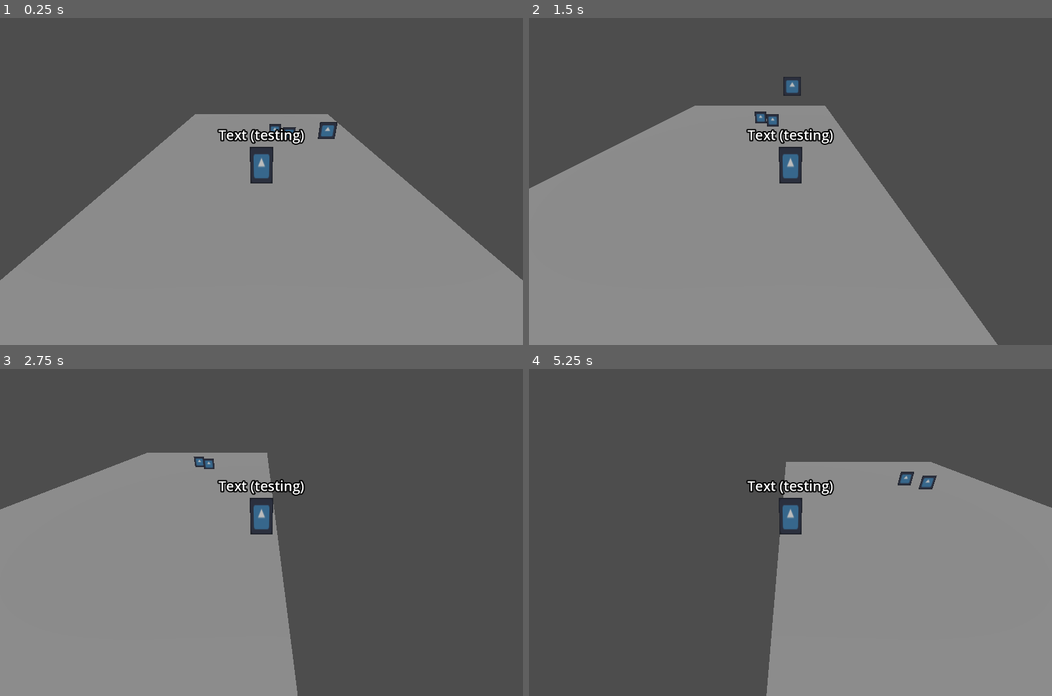
Above: before the commit, frames 1-4 (two rows, left to right).
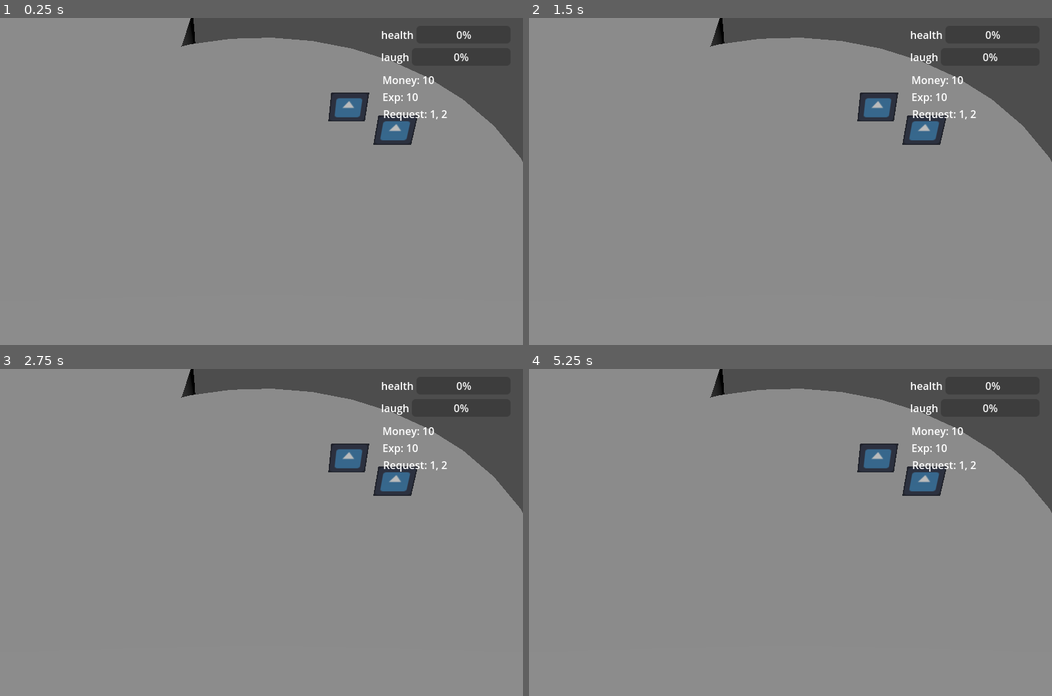
Above: after the commit, the same moments.

Repository: Woynert/globalgamejam2024
Game: Godot game, scene res://src/level/level_pilot.tscn
Same seed, same stepped clock (60 frames per second), same inputs: the game is played once before the commit and once after it. The engine's default icon, where the game draws it, is replaced by a stand-in: a white triangle on a blue panel in a dark square.
Inputs (mouse positions are in pixels of both pictures, inside the frame that each line leads up to):
- Up to frame 1 (0.25 s): no input
- Up to frame 2 (1.5 s): tap Enter (ui_accept) at 0.5, 0.77 s; move the mouse to (905, 165) at 0.52 s; hold D (game_right) 0.53-1.28 s; click (905, 165) at 0.6 s; move the mouse to (685, 197) at 1.27 s; hold S (game_down) from 1.28 s (still down); right-click (685, 197) at 1.35 s
- Up to frame 3 (2.75 s): tap Enter (ui_accept) at 1.52 s; move the mouse to (313, 460) at 2.02 s; release S (game_down) at 2.03 s; hold D (game_right) from 2.03 s (still down); tap E (game_pickup) at 2.1 s
- Up to frame 4 (5.25 s): move the mouse to (764, 597) at 2.77 s; release D (game_right) at 2.78 s; hold W (game_up) 2.78-3.53 s; tap R at 2.85 s; tap Enter (ui_accept) at 3.02, 3.77, 4.52 s; move the mouse to (947, 581) at 3.52 s; hold A (game_left) 3.53-5.03 s; click (947, 581) at 3.6 s; move the mouse to (633, 483) at 4.27 s; right-click (633, 483) at 4.35 s; move the mouse to (816, 532) at 5.02 s; hold S (game_down) from 5.03 s (still down); tap E (game_pickup) at 5.1 s

The runs differ from the first frame. In frame 1, 41% of the frame differs, in the area x 0-100%, y 0-81%; in frame 2, 43%; in frame 3, 54%; in frame 4, 56%, in the area x 0-100%, y 0-100%.

Commit message:
feat: control ui monocycle base

Diff:
--- a/project.godot
+++ b/project.godot
@@ -14,6 +14,11 @@
 run/main_scene="res://src/level/level_pilot.tscn"
 config/features=PackedStringArray("4.2", "GL Compatibility")
 config/icon="res://icon.svg"
+
+[autoload]
+
+GlobalState="*res://src/model/global_state.gd"
+SharedRes="*res://src/model/shared_res.gd"
 
 [display]
 
--- a/src/entities/clown/clown.gd
+++ b/src/entities/clown/clown.gd
@@ -30,6 +30,3 @@
 func pick_item (item: ITEMS.VAR):
 	# TODO: drop current item
 	hand_node.set_item(item)
-
-#func _ready():
-#	area_reach.body_entered.connect()
--- a/src/entities/clown/clown.tscn
+++ b/src/entities/clown/clown.tscn
@@ -1,16 +1,22 @@
-[gd_scene load_steps=9 format=3 uid="uid://ckm02g7nsya7l"]
+[gd_scene load_steps=12 format=3 uid="uid://ckm02g7nsya7l"]
 
 [ext_resource type="Script" path="res://src/entities/clown/clown.gd" id="1_wnvl0"]
 [ext_resource type="Script" path="res://src/entities/clown/clown_area_reach.gd" id="2_bbna4"]
 [ext_resource type="Script" path="res://src/entities/clown/hand.gd" id="2_s7awb"]
 [ext_resource type="Texture2D" uid="uid://2wra247lc2cs" path="res://icon.svg" id="3_geb4x"]
+[ext_resource type="Texture2D" uid="uid://b8pmg2cgts5mx" path="res://resource_remote/Plin base.png" id="4_asixb"]
+[ext_resource type="Script" path="res://src/entities/clown/monocycle.gd" id="6_b8eki"]
 
 [sub_resource type="CylinderShape3D" id="CylinderShape3D_ym1wy"]
 
 [sub_resource type="SphereShape3D" id="SphereShape3D_t1t02"]
 radius = 1.59415
 
+[sub_resource type="StandardMaterial3D" id="StandardMaterial3D_fhmfn"]
+albedo_texture = ExtResource("4_asixb")
+
 [sub_resource type="StandardMaterial3D" id="StandardMaterial3D_els2e"]
+transparency = 1
 albedo_texture = ExtResource("3_geb4x")
 
 [sub_resource type="QuadMesh" id="QuadMesh_vmova"]
@@ -34,6 +40,21 @@
 [node name="CollisionShape3D" type="CollisionShape3D" parent="AreaReach"]
 shape = SubResource("SphereShape3D_t1t02")
 
+[node name="TextBilliboard" type="Label3D" parent="."]
+transform = Transform3D(1, 0, 0, 0, 1, 0, 0, 0, 1, 0, 2.3601, 0)
+pixel_size = 0.002
+billboard = 1
+no_depth_test = true
+fixed_size = true
+text = "Text (testing)"
+
+[node name="visual" type="Node3D" parent="."]
+
+[node name="MeshInstance3D" type="MeshInstance3D" parent="visual"]
+transform = Transform3D(1.4379, 0, 0, 0, 1.35313, 0.486409, 0, -0.486409, 1.35313, 0, 0.639109, 0)
+material_override = SubResource("StandardMaterial3D_fhmfn")
+mesh = SubResource("QuadMesh_vmova")
+
 [node name="Hand" type="Node3D" parent="."]
 script = ExtResource("2_s7awb")
 
@@ -43,16 +64,13 @@
 [node name="HandTrickLimitDown" type="Marker3D" parent="Hand"]
 transform = Transform3D(1, 0, 0, 0, 1, 0, 0, 0, 1, 0, 0.22308, 0)
 
-[node name="visual" type="Node3D" parent="."]
+[node name="monocycle" type="Node3D" parent="."]
+script = ExtResource("6_b8eki")
 
-[node name="MeshInstance3D" type="MeshInstance3D" parent="visual"]
-transform = Transform3D(1, 0, 0, 0, 1.80406, 0, 0, 0, 1, 0, 0.940252, 0)
-mesh = SubResource("QuadMesh_vmova")
+[node name="RayCast3D" type="RayCast3D" parent="monocycle"]
+transform = Transform3D(1, 0, 0, 0, 1, 0, 0, 0, 1, 0, 0, 0.504011)
+target_position = Vector3(0, 1, 0)
 
-[node name="TextBilliboard" type="Label3D" parent="."]
-transform = Transform3D(1, 0, 0, 0, 1, 0, 0, 0, 1, 0, 2.3601, 0)
-pixel_size = 0.002
-billboard = 1
-no_depth_test = true
-fixed_size = true
-text = "Text (testing)"
+[node name="RayCast3D2" type="RayCast3D" parent="monocycle"]
+transform = Transform3D(1, 0, 0, 0, 1, 0, 0, 0, 1, 0, 0, 0.504011)
+target_position = Vector3(0, 1, 0)
--- a/src/entities/clown/hand.gd
+++ b/src/entities/clown/hand.gd
@@ -26,8 +26,6 @@
 			action_pressed = Input.is_action_just_pressed("game_hand_trick_a")
 		true:
 			action_pressed = Input.is_action_just_pressed("game_hand_trick_b")
-	if action_pressed:
-		hand_trick_phase = !hand_trick_phase
 	return action_pressed
 
 func _physics_process(delta):
@@ -35,6 +33,7 @@
 		if is_action_hand_trick_pressed() && has_item:
 			doing_hand_trick = true
 			start_hand_trick()
+			hand_trick_phase = !hand_trick_phase
 	else:
 		if !hand_trick_item:
 			return
@@ -42,11 +41,11 @@
 		if (hand_trick_item.position.y < hand_trick_limit_up.position.y &&
 			hand_trick_item.position.y > hand_trick_limit_down.position.y &&
 			hand_trick_usable):
-			print("in range")
 
 			if (is_action_hand_trick_pressed()):
 				print("launch")
 				hand_trick_item.launch()
+				hand_trick_phase = !hand_trick_phase
 				hand_trick_usable = false
 
 		# let it be usable
--- a/src/entities/clown/hand_trick_item.tscn
+++ b/src/entities/clown/hand_trick_item.tscn
@@ -20,4 +20,5 @@
 [node name="visual" type="Node3D" parent="."]
 
 [node name="MeshInstance3D" type="MeshInstance3D" parent="visual"]
+transform = Transform3D(0.99999, -0.00446803, 0, 0.00446803, 0.99999, 0, 0, 0, 1, 0, 0, 0)
 mesh = SubResource("QuadMesh_ruygk")
--- /dev/null
+++ b/src/entities/clown/monocycle.gd
@@ -0,0 +1,32 @@
+extends Node3D
+
+var pin_direction: Vector3 = Vector3.UP
+const ANGLE_INCREASE = 0.005
+const RECOVERY_INCREASE = 0.02
+
+func _physics_process(delta):
+	if pin_direction.normalized() == Vector3.UP:
+		pin_direction = pin_direction.rotated(Vector3.FORWARD, deg_to_rad(1))
+
+	# get dir we're moving towards
+	var dir_up_to_pin = Vector3.UP.direction_to(pin_direction)
+	var dir_current = Vector3(dir_up_to_pin.x, 0, dir_up_to_pin.z).normalized()
+
+	# get dir we're going to move to
+	var input_dir_2 = Input.get_vector("game_left", "game_right", "game_up", "game_down")
+	var input_dir = Vector3(input_dir_2.x, 0, 0).normalized()
+	var dir_desired = input_dir.normalized()
+	if input_dir == Vector3.ZERO:
+		dir_desired = dir_current.normalized()
+
+	# apply different speeds
+	if dir_desired.x != dir_current.x:
+		dir_desired *= RECOVERY_INCREASE
+	else:
+		dir_desired *= ANGLE_INCREASE
+
+	pin_direction = (pin_direction + dir_desired).normalized()
+
+	($RayCast3D as RayCast3D).target_position = dir_desired
+	($RayCast3D2 as RayCast3D).target_position = pin_direction
+	#print("Pin direction %s" % pin_direction)
--- a/src/entities/props/baston/baston.tscn
+++ b/src/entities/props/baston/baston.tscn
@@ -4,7 +4,7 @@
 [ext_resource type="Script" path="res://src/entities/props/prop.gd" id="1_japve"]
 
 [sub_resource type="SphereShape3D" id="SphereShape3D_d2ef7"]
-radius = 0.687697
+radius = 0.486525
 
 [sub_resource type="StandardMaterial3D" id="StandardMaterial3D_dq5jb"]
 albedo_texture = ExtResource("1_d2gan")
--- a/src/level/level_pilot.tscn
+++ b/src/level/level_pilot.tscn
@@ -1,18 +1,43 @@
-[gd_scene load_steps=5 format=3 uid="uid://dafcrsdyetvwn"]
+[gd_scene load_steps=8 format=3 uid="uid://dafcrsdyetvwn"]
 
+[ext_resource type="Script" path="res://src/level/root.gd" id="1_8mpsg"]
 [ext_resource type="PackedScene" uid="uid://ckm02g7nsya7l" path="res://src/entities/clown/clown.tscn" id="1_luuoo"]
 [ext_resource type="PackedScene" uid="uid://byvu4kyjt73vr" path="res://src/entities/props/baston/baston.tscn" id="2_lumbh"]
-[ext_resource type="PackedScene" uid="uid://u1v4mdxwbio1" path="res://src/entities/clown/hand_trick_item.tscn" id="3_g5i8o"]
+[ext_resource type="PackedScene" uid="uid://525ql3kbqbmw" path="res://src/model/manager_request.tscn" id="3_wbld2"]
 [ext_resource type="Script" path="res://src/util/debug_keys.gd" id="4_ddw3g"]
+[ext_resource type="PackedScene" uid="uid://fh0m831ncgvv" path="res://src/ui/ui_public.tscn" id="5_v02bj"]
+[ext_resource type="PackedScene" uid="uid://celvba4tj13tj" path="res://src/ui/ui_game.tscn" id="6_554uk"]
 
 [node name="LevelPilot" type="Node3D"]
+script = ExtResource("1_8mpsg")
+
+[node name="DebugKeysNode" type="Node" parent="."]
+script = ExtResource("4_ddw3g")
+
+[node name="ManagerRequest" parent="." instance=ExtResource("3_wbld2")]
 
 [node name="CSGCombiner3D" type="CSGCombiner3D" parent="."]
-use_collision = true
+visible = false
 
 [node name="CSGBox3D" type="CSGBox3D" parent="CSGCombiner3D"]
 transform = Transform3D(1, 0, 0, 0, 1, 0, 0, 0, 1, 0, -0.542638, 0)
 size = Vector3(15.9863, 1, 35.7168)
+
+[node name="CSGBox3D2" type="CSGBox3D" parent="CSGCombiner3D"]
+transform = Transform3D(1, 0, 0, 0, 1, 0, 0, 0, 1, 0, 0, -0.43709)
+
+[node name="CSGCombiner3D2" type="CSGCombiner3D" parent="."]
+transform = Transform3D(1, 0, 0, 0, 1, 0, 0, 0, 1, 0, -1, 0)
+use_collision = true
+
+[node name="CSGCylinder3D" type="CSGCylinder3D" parent="CSGCombiner3D2"]
+radius = 6.81658
+sides = 33
+
+[node name="CSGCylinder3D2" type="CSGCylinder3D" parent="CSGCombiner3D2"]
+transform = Transform3D(1, 0, 0, 0, 1, 0, 0, 0, 1, -11.7476, 9.53674e-07, -8.14064)
+radius = 9.419
+sides = 33
 
 [node name="visual" type="Node3D" parent="."]
 
@@ -25,17 +50,17 @@
 transform = Transform3D(1, 0, 0, 0, 1, 0, 0, 0, 1, 0, 1.37252, 0)
 
 [node name="Camera3D" type="Camera3D" parent="entities/Clown"]
-transform = Transform3D(1, 0, 0, 0, 0.864643, 0.502386, 0, -0.502386, 0.864643, 0, 5.08059, 8.48724)
+transform = Transform3D(1, 0, 0, 0, 0.694081, 0.719897, 0, -0.719897, 0.694081, 0, 11.369, 10.516)
+fov = 28.9
 
 [node name="Baston" parent="entities" instance=ExtResource("2_lumbh")]
-transform = Transform3D(1, 0, 0, 0, 1, 0, 0, 0, 1, 1.14314, 0, -9.43106)
+transform = Transform3D(1, 0, 0, 0, 1, 0, 0, 0, 1, 2.32918, -4.76837e-07, -2.71673)
 
 [node name="Baston2" parent="entities" instance=ExtResource("2_lumbh")]
-transform = Transform3D(1, 0, 0, 0, 1, 0, 0, 0, 1, 2.26073, 0, -8.50112)
+transform = Transform3D(1, 0, 0, 0, 1, 0, 0, 0, 1, 3.44677, -4.76837e-07, -1.78679)
 item = 1
 
-[node name="HandTrickItem" parent="entities" instance=ExtResource("3_g5i8o")]
-transform = Transform3D(1, 0, 0, 0, 1, 0, 0, 0, 1, 3.8489, 2.5877, -3.7364)
+[node name="UiPublic" parent="." instance=ExtResource("5_v02bj")]
 
-[node name="debug_keys_node" type="Node" parent="."]
-script = ExtResource("4_ddw3g")
+[node name="UiGame" parent="UiPublic" instance=ExtResource("6_554uk")]
+layout_mode = 1
--- /dev/null
+++ b/src/level/root.gd
@@ -0,0 +1,4 @@
+extends Node3D
+
+func _ready():
+	SharedRes.manager_request = $ManagerRequest as ManagerRequest
--- a/src/model/const_items.gd
+++ b/src/model/const_items.gd
@@ -4,7 +4,7 @@
 enum VAR {
 	BASTON,
 	ANTORCHA,
-	CUCHILLO
+	CUCHILLO,
 }
 
 const NAMES = {
--- /dev/null
+++ b/src/model/const_tricks.gd
@@ -0,0 +1,16 @@
+extends Node
+class_name TRICKS
+
+enum VAR {
+	JUGGLE_BASTON,
+	JUGGLE_ANTORCHA,
+	JUGGLE_CUCHILLO,
+	MONOCYCLE
+}
+
+const NAMES = {
+	VAR.JUGGLE_BASTON: "Baston",
+	VAR.JUGGLE_ANTORCHA: "Antorcha",
+	VAR.JUGGLE_CUCHILLO: "Cuchillo",
+	VAR.MONOCYCLE: "Monocyclo",
+}
--- /dev/null
+++ b/src/model/global_state.gd
@@ -0,0 +1,12 @@
+extends Node
+# script autoloaded as GlobalState
+
+# game vars
+
+var current_request: Array[int] = []
+
+signal signal_request_changed
+
+func set_current_request(request: Array[int]):
+	current_request = request
+	signal_request_changed.emit()
--- /dev/null
+++ b/src/model/manager_request.gd
@@ -0,0 +1,32 @@
+extends Node
+class_name ManagerRequest
+
+"""
+This node is in charge of managing all the logic regarding the public requests
+"""
+
+@onready var timer_request = $TimerRequest as Timer
+@onready var timer_public_review = $TimerRequest as Timer
+
+func _ready():
+	start()
+
+func start():
+	PublicRequest.generate_request()
+	timer_request.timeout.connect(_timer_request_timeout)
+	timer_request.start()
+	timer_public_review.timeout.connect(_timer_public_review_timeout)
+	timer_public_review.start()
+
+func _timer_request_timeout():
+	PublicRequest.generate_request()
+
+func _timer_public_review_timeout():
+	print("")
+	pass
+
+func submit_trick(tricks: Array[int]):
+	print("tricks submitted %s" % tricks)
+
+func submit_failure(trick: int):
+	print("trick failed %d" % trick)
--- /dev/null
+++ b/src/model/manager_request.tscn
@@ -0,0 +1,12 @@
+[gd_scene load_steps=2 format=3 uid="uid://525ql3kbqbmw"]
+
+[ext_resource type="Script" path="res://src/model/manager_request.gd" id="1_46ue3"]
+
+[node name="ManagerRequest" type="Node"]
+script = ExtResource("1_46ue3")
+
+[node name="TimerRequest" type="Timer" parent="."]
+wait_time = 15.0
+
+[node name="TimerPublicReview" type="Timer" parent="."]
+wait_time = 5.0
--- /dev/null
+++ b/src/model/public_requests.gd
@@ -0,0 +1,21 @@
+extends Node
+class_name PublicRequest
+
+const possible_requests = [
+	[TRICKS.VAR.JUGGLE_BASTON],
+	[TRICKS.VAR.JUGGLE_ANTORCHA],
+	[TRICKS.VAR.JUGGLE_CUCHILLO],
+	[TRICKS.VAR.JUGGLE_BASTON, TRICKS.VAR.MONOCYCLE],
+	[TRICKS.VAR.JUGGLE_ANTORCHA, TRICKS.VAR.MONOCYCLE],
+	[TRICKS.VAR.JUGGLE_CUCHILLO, TRICKS.VAR.MONOCYCLE],
+]
+
+static func generate_request ():
+	# TODO: take in account the day and difficulty and experience
+	var request_pick = possible_requests.pick_random()
+	var request: Array[int] = []
+	for r in request_pick:
+		request.append(r)
+	print(request)
+	print(request is Array[int])
+	GlobalState.set_current_request(request)
--- /dev/null
+++ b/src/model/shared_res.gd
@@ -0,0 +1,4 @@
+extends Node
+# autoloaded as SharedRes
+
+var manager_request: ManagerRequest
--- /dev/null
+++ b/src/ui/ui_bar.gd
@@ -0,0 +1,10 @@
+extends Control
+class_name UiBar
+
+@export var label_text: String = "test"
+
+func _ready():
+	$Label.text = label_text
+
+func set_bar_value(p_value):
+	$ProgressBar.value = p_value
--- /dev/null
+++ b/src/ui/ui_bar.tscn
@@ -0,0 +1,20 @@
+[gd_scene load_steps=2 format=3 uid="uid://cu633fka3un4w"]
+
+[ext_resource type="Script" path="res://src/ui/ui_bar.gd" id="1_o4rvi"]
+
+[node name="HBoxContainer" type="HBoxContainer"]
+offset_right = 214.0
+offset_bottom = 27.0
+script = ExtResource("1_o4rvi")
+
+[node name="Label" type="Label" parent="."]
+layout_mode = 2
+size_flags_vertical = 1
+text = "test"
+vertical_alignment = 1
+
+[node name="ProgressBar" type="ProgressBar" parent="."]
+layout_mode = 2
+size_flags_horizontal = 3
+size_flags_vertical = 1
+max_value = 1.0
--- /dev/null
+++ b/src/ui/ui_game.gd
@@ -0,0 +1,31 @@
+extends Control
+class_name UiGame
+
+func _ready():
+	GlobalState.signal_request_changed.connect(_on_current_request_changed)
+
+# signals
+
+func _on_current_request_changed():
+	print("Current request chagnged to %s" % GlobalState.current_request)
+	set_current_reequest(GlobalState.current_request)
+
+# setters
+
+func set_value_health(value):
+	($UiBarHealth as UiBar).set_bar_value(value)
+
+func set_value_laugh(value):
+	($UiBarLaugh as UiBar).set_bar_value(value)
+
+func set_value_experience(value):
+	($LabelExperience as Label).text = str("Exp: %d" % value)
+
+func set_value_money(value):
+	($LabelMoney as Label).text = str("Money: %d" % value)
+
+func set_current_reequest(request: Array[int]):
+	var text = ""
+	for req in request:
+		text += "%s\n" % TRICKS.NAMES[req]
+	($LabelRequest as Label).text = str("Requests:\n%s" % text)
--- /dev/null
+++ b/src/ui/ui_game.tscn
@@ -0,0 +1,53 @@
+[gd_scene load_steps=3 format=3 uid="uid://celvba4tj13tj"]
+
+[ext_resource type="PackedScene" uid="uid://cu633fka3un4w" path="res://src/ui/ui_bar.tscn" id="1_njhxn"]
+[ext_resource type="Script" path="res://src/ui/ui_game.gd" id="1_wv4ge"]
+
+[node name="UiGame" type="Control"]
+layout_mode = 3
+anchors_preset = 15
+anchor_right = 1.0
+anchor_bottom = 1.0
+grow_horizontal = 2
+grow_vertical = 2
+script = ExtResource("1_wv4ge")
+
+[node name="UiBarHealth" parent="." instance=ExtResource("1_njhxn")]
+layout_mode = 1
+offset_left = 583.0
+offset_top = 12.0
+offset_right = 781.0
+offset_bottom = 39.0
+label_text = "health"
+
+[node name="UiBarLaugh" parent="." instance=ExtResource("1_njhxn")]
+layout_mode = 0
+offset_left = 583.0
+offset_top = 46.0
+offset_right = 781.0
+offset_bottom = 73.0
+label_text = "laugh"
+
+[node name="LabelMoney" type="Label" parent="."]
+layout_mode = 0
+offset_left = 585.0
+offset_top = 83.0
+offset_right = 665.0
+offset_bottom = 106.0
+text = "Money: 10"
+
+[node name="LabelExperience" type="Label" parent="."]
+layout_mode = 0
+offset_left = 585.0
+offset_top = 109.0
+offset_right = 640.0
+offset_bottom = 132.0
+text = "Exp: 10"
+
+[node name="LabelRequest" type="Label" parent="."]
+layout_mode = 0
+offset_left = 586.0
+offset_top = 135.0
+offset_right = 641.0
+offset_bottom = 158.0
+text = "Request: 1, 2"
--- /dev/null
+++ b/src/ui/ui_public.tscn
@@ -0,0 +1,9 @@
+[gd_scene format=3 uid="uid://fh0m831ncgvv"]
+
+[node name="UiPublic" type="Control"]
+layout_mode = 3
+anchors_preset = 15
+anchor_right = 1.0
+anchor_bottom = 1.0
+grow_horizontal = 2
+grow_vertical = 2
